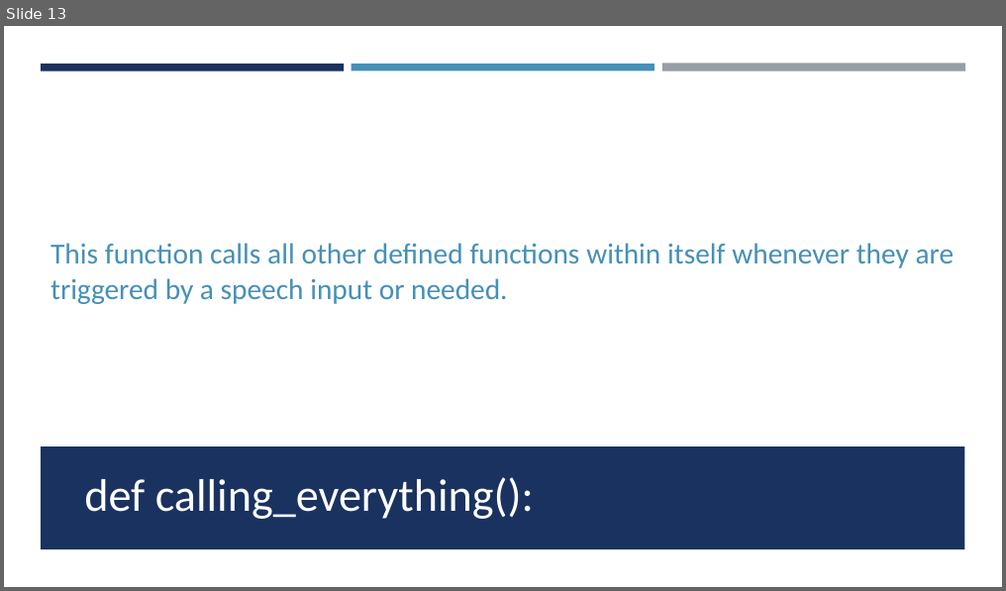
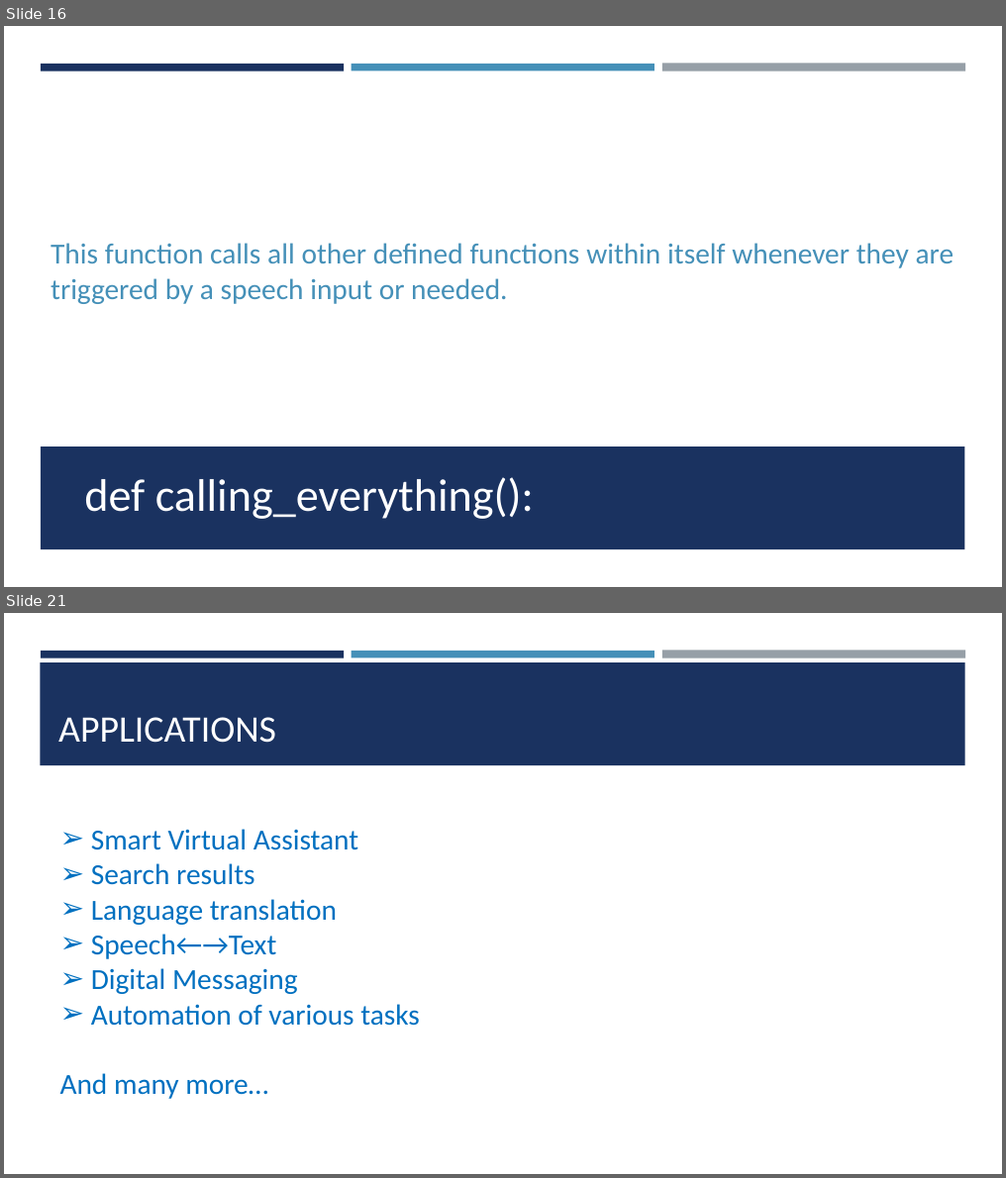
Before and after one commit to GopalSharma16/BROTHER-The-A.I., a slide deck: BROTHER.pptx. Shown one above the other, each under a label of ours: slide 13 before the commit, slides 16 and 21 after it; the slides between them are not shown. The pictures are 1006x591 and 1006x1178 pixels, drawn with LibreOffice and Linux fonts; fonts in the diff are those of the drawing. Boxes give left, top, right and bottom in pixels: in the first picture for what was removed or moved away, otherwise in the second. Text is boxed around its words. In the diff, an @@ line names an element or a change of style, - is before the commit and + after.

```diff
--- a/BROTHER.pptx
+++ b/BROTHER.pptx
@@ slide 21 added at bbox=[4, 613, 1002, 1174], background #FFFFFF; not listed: 3 template elements that a slide beside it also shows @@
@@ rectangle added at bbox=[40, 663, 965, 765], fill #1A3260 @@
@@ title added at bbox=[58, 717, 276, 743], 36 pt, text #FFFFFF @@
+APPLICATIONS
@@ text added at bbox=[60, 829, 420, 1099], 28 pt, text #0070C0 @@
+➢ Smart Virtual Assistant
+➢ Search results
+➢ Language translation
+➢ Speech←→Text
+➢ Digital Messaging
+➢ Automation of various tasks
+And many more…
@@ what was slide 13 is now slide 16 @@
```
Also in this commit, not shown: 1 slide changed, 11 other slides added.
